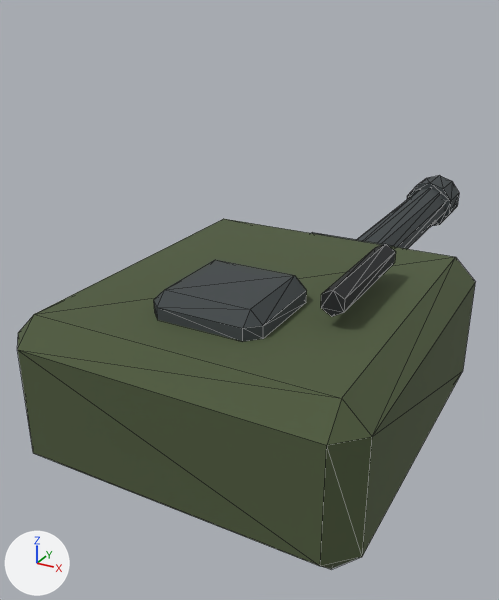
An edit to the glTF model assets/models/tank_turret.glb, drawn before and after from the same camera.
Before and after are seen from a 50 mm lens placed at (0.478, -0.924, 1.155), pointed at (-0.145, 0.209, 0.588). The lights are fixed; the arrows at lower left show +X, +Y and +Z. The older version comes first. Mesh edges are drawn as thin lines. Vertices at exactly the same position are counted once.

The first picture shows 'tank_turret'.
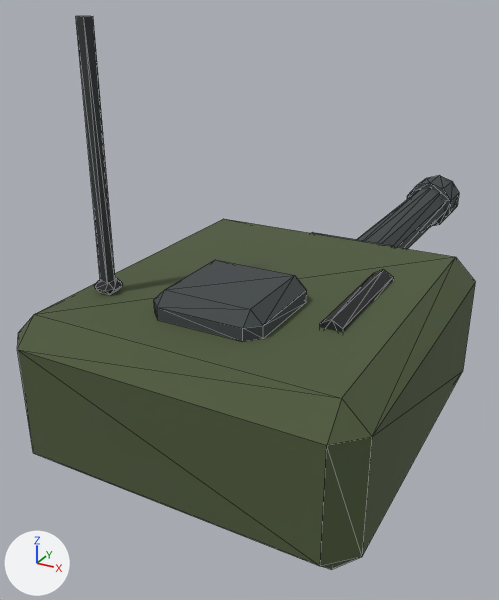
Changed parts and their boxes (x1, y1, x2, y2) in the pictures (499 x 600 px; the box of a moved part takes in the faces that stretch with it):
'tank_turret', reshaped (40% taller): before (17, 175, 475, 569); after (17, 16, 475, 569)
part 1 of me_tank_turret_007, added: after (76, 16, 116, 292)
part 2 of me_tank_turret_007, added: after (94, 278, 122, 294)
part 3 of me_tank_turret_007, moved or reshaped: before (321, 244, 396, 317); after (320, 269, 393, 332)

The change, as a diff of the scene's bpy script:
```diff
--- a/assets/models/tank_turret.glb.py
+++ b/assets/models/tank_turret.glb.py
@@ me_tank_turret_007 @@
 # used by ob_tank_turret; location = (0.0, 0.0, 0.0)
 # verts and faces of me_tank_turret_007; kept vertices keep their numbers, new ones are numbered from 124
 # before: 112 (0.16, 0.11, 0.79) at pixel (385, 243), 113 (0.16, -0.11, 0.79) at pixel (333, 290), 114 (0.177, 0.11, 0.78) at pixel (395, 251), 115 (0.177, -0.11, 0.78) at pixel (344, 299), 116 (0.177, 0.11, 0.76) at pixel (394, 262)
 # before: 117 (0.177, -0.11, 0.76) at pixel (343, 312), 118 (0.16, 0.11, 0.75), 119 (0.16, -0.11, 0.75) at pixel (331, 316), 120 (0.143, 0.11, 0.76), 121 (0.143, -0.11, 0.76) at pixel (320, 307)
 # before: 122 (0.143, 0.11, 0.78) at pixel (375, 247), 123 (0.143, -0.11, 0.78) at pixel (321, 294)
-me_tank_turret_007.from_pydata(...)  # 124 vertices, 224 faces; spans x -0.28..0.28, y -0.31..1.1, z 0.47..0.79
+me_tank_turret_007.from_pydata(...)  # 150 vertices, 268 faces; spans x -0.28..0.28, y -0.31..1.1, z 0.47..1.13
+# me_tank_turret_007 part 1: a new loose piece, a 5-sided cylinder along z spanning x -0.211..-0.189, y -0.16..-0.138, z 0.73..1.13, in mat_palette (picture img_palette)
+# me_tank_turret_007 part 2: a new loose piece of 16 vertices spanning x -0.22..-0.18, y -0.17..-0.13, z 0.73..0.75, in mat_palette (picture img_palette)
+# me_tank_turret_007 part 3
+for i in [*range(112, 124)]: verts[i] += (0.0, 0.0, -0.044)
 me_tank_turret_007.materials.append(mat_palette)
```
